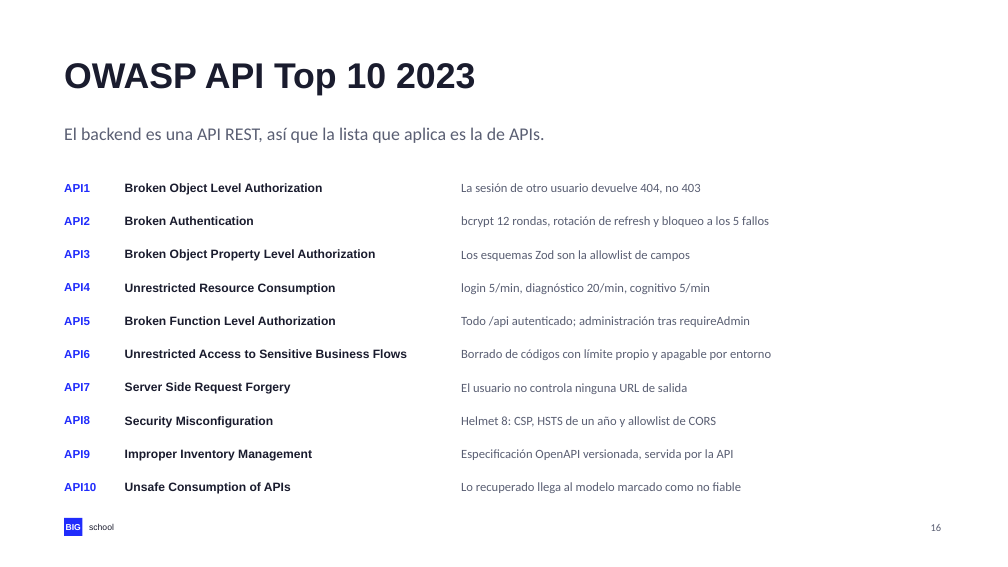
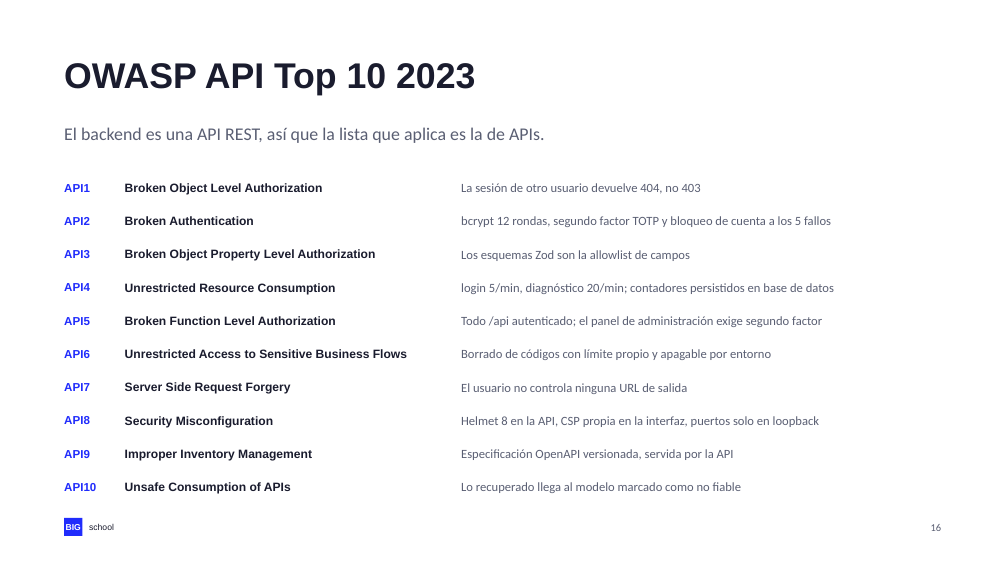
Before and after one commit to NovilloQuinta/intelligent-automotive-diagnostics, a slide deck: slide 16 of docs/presentacion/tfm-intelligent-automotive-diagnostics.pptx. Drawn at 1008x567 pixels with LibreOffice and Linux fonts; fonts in the diff are those of the drawing. Boxes give left, top, right and bottom in pixels: in the first picture for what was removed or moved away, otherwise in the second. Text is boxed around its words. In the diff, an @@ line names an element or a change of style, - is before the commit and + after.

```diff
--- a/docs/presentacion/tfm-intelligent-automotive-diagnostics.pptx
+++ b/docs/presentacion/tfm-intelligent-automotive-diagnostics.pptx
@@ text at (461, 216, 831, 227): text changed @@
-bcrypt 12 rondas, rotación de refresh y bloqueo a los 5 fallos
+bcrypt 12 rondas, segundo factor TOTP y bloqueo de cuenta a los 5 fallos
@@ text at (461, 283, 834, 294): text changed @@
-login 5/min, diagnóstico 20/min, cognitivo 5/min
+login 5/min, diagnóstico 20/min; contadores persistidos en base de datos
@@ text at (461, 316, 822, 327): text changed @@
-Todo /api autenticado; administración tras requireAdmin
+Todo /api autenticado; el panel de administración exige segundo factor
@@ text at (461, 416, 819, 427): text changed @@
-Helmet 8: CSP, HSTS de un año y allowlist de CORS
+Helmet 8 en la API, CSP propia en la interfaz, puertos solo en loopback
```
Also in this commit, not shown: 3 other slides changed, 3 other files.
